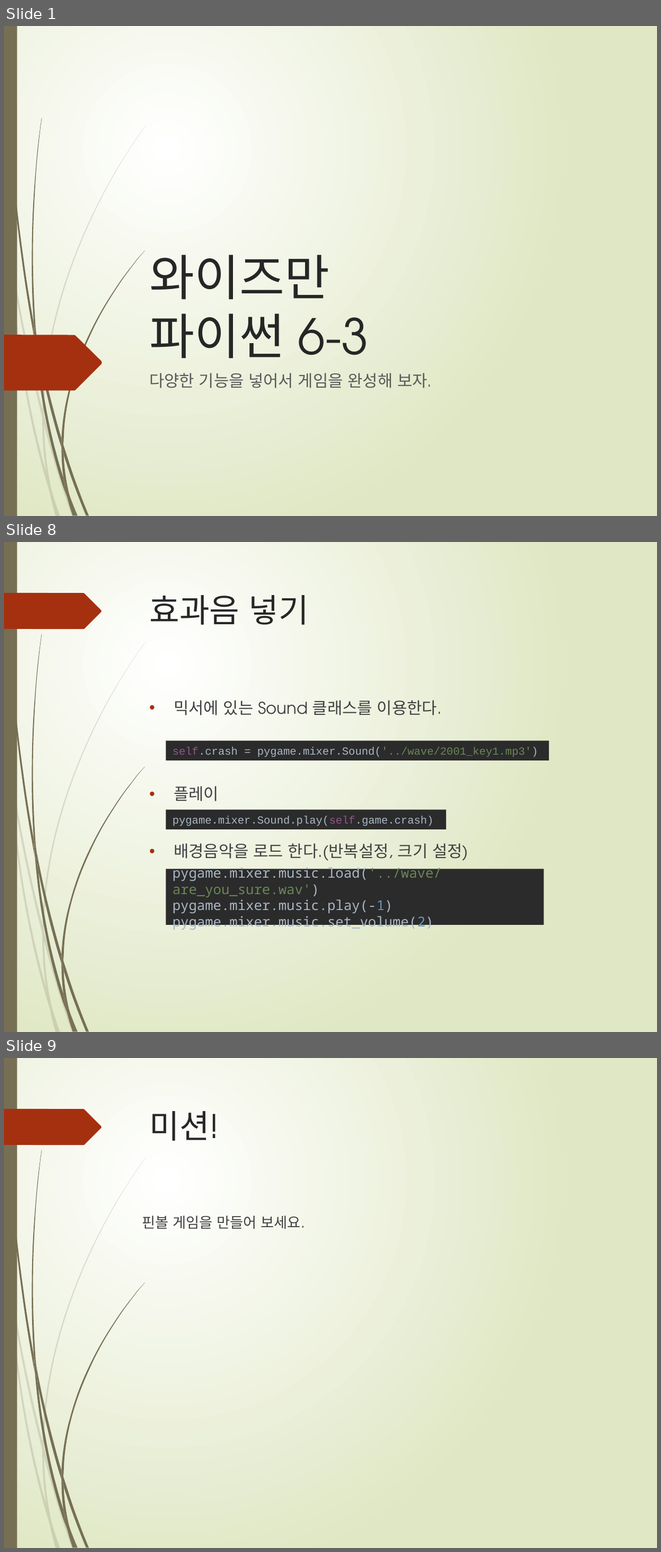
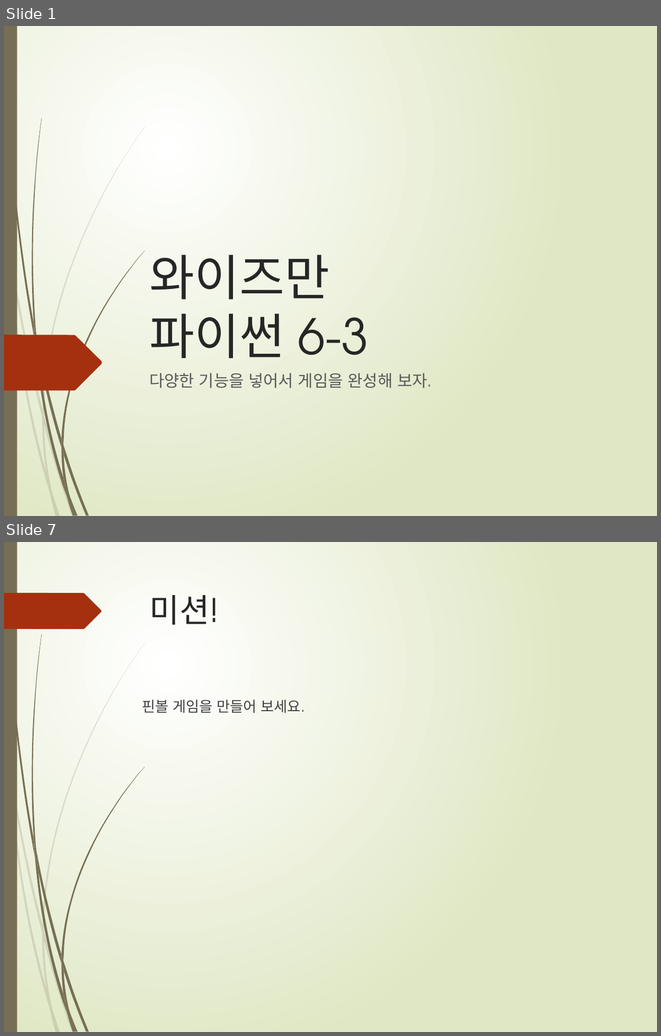
Before and after one commit to freshmea/weizman_python_class, a slide deck: textbook/파이썬6-3교시.pptx. Shown one above the other, each under a label of ours: slides 1, 8 and 9 before the commit, slides 1 and 7 after it; the slides between them are not shown. The pictures are 661x1552 and 661x1036 pixels, drawn with LibreOffice and Linux fonts; fonts in the diff are those of the drawing. Boxes give left, top, right and bottom in pixels: in the first picture for what was removed or moved away, otherwise in the second. Text is boxed around its words. In the diff, an @@ line names an element or a change of style, - is before the commit and + after.

```diff
--- a/textbook/파이썬6-3교시.pptx
+++ b/textbook/파이썬6-3교시.pptx
@@ slide 8 removed at (4, 542, 657, 1032), background gradient #FFFFFF to #DFE8C4; not listed: 24 template elements that a slide beside it also shows @@
@@ title removed at (149, 595, 309, 625) @@
-효과음 넣기
@@ text removed at (174, 700, 468, 861) @@
-• 믹서에 있는 Sound 클래스를 이용한다.
-• 플레이
-• 배경음악을 로드 한다.(반복설정, 크기 설정)
@@ rectangle removed at (166, 741, 549, 760) @@
-self.crash = pygame.mixer.Sound('../wave/2001_key1.mp3')
@@ rectangle removed at (166, 810, 446, 829) @@
-pygame.mixer.Sound.play(self.game.crash)
@@ rectangle removed at (166, 868, 544, 925) @@
-pygame.mixer.music.load('../wave/are_you_sure.wav')
-pygame.mixer.music.play(-1)
-pygame.mixer.music.set_volume(2)
@@ what was slide 9 is now slide 7 @@
```
Also in this commit, not shown: 1 slide changed, 4 slides added, 5 other slides removed, 1 other file.
